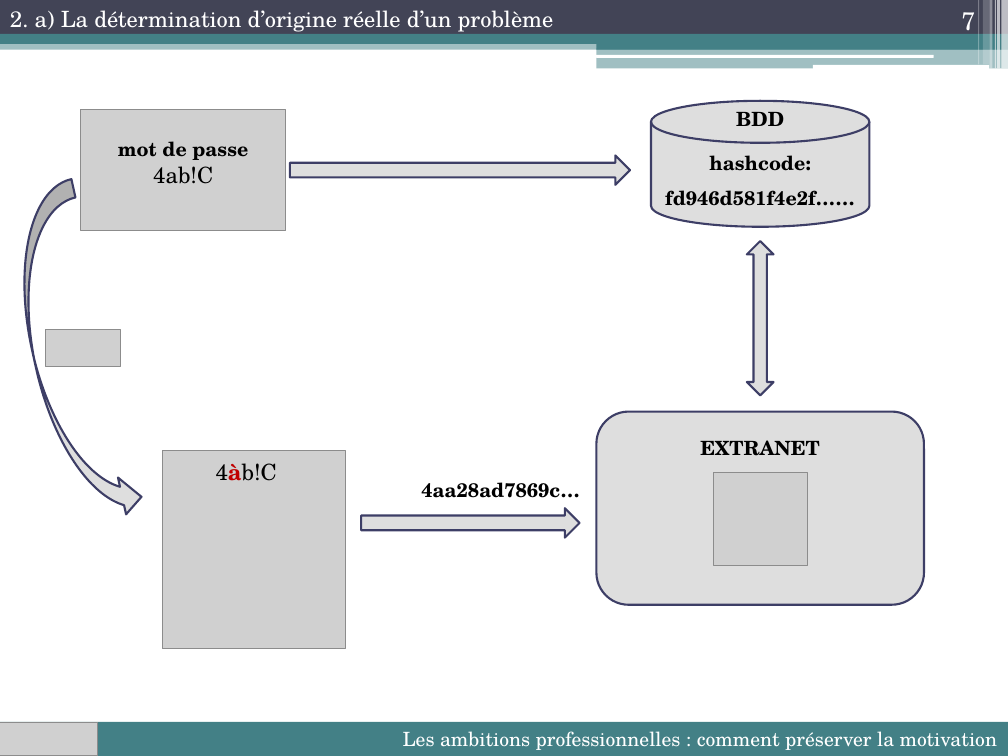
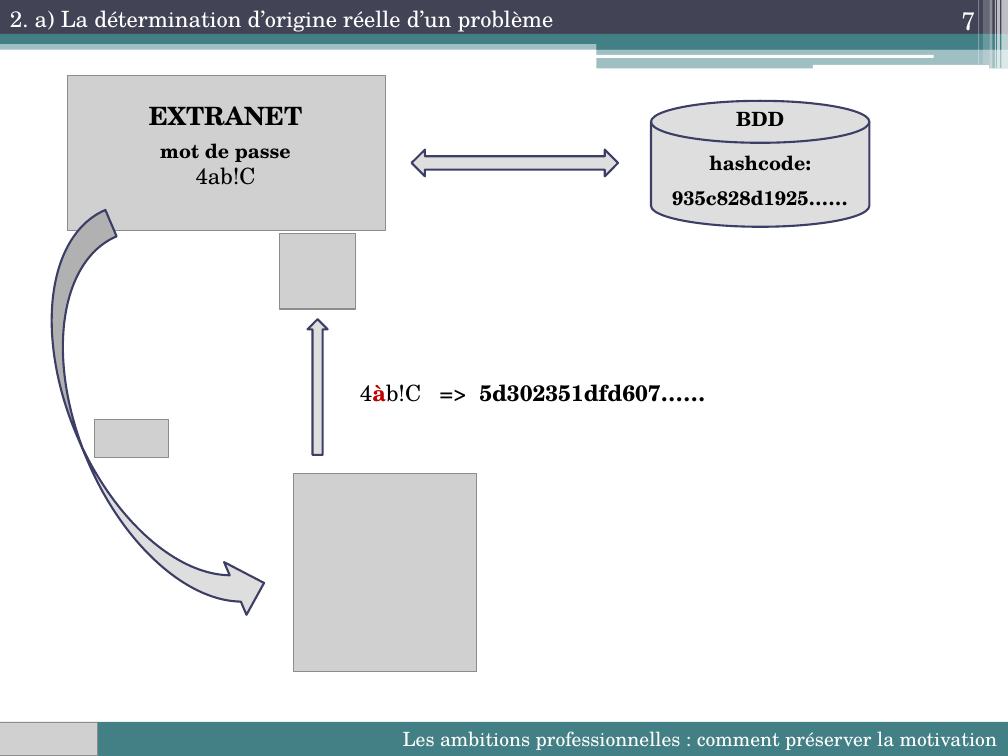
Before and after one commit to lioubouchkin/soutenance, a slide deck: slide 7 of Soutenance.pptx. Drawn at 1008x756 pixels with LibreOffice and Linux fonts; fonts in the diff are those of the drawing; grey boxes stand for pictures. Boxes give left, top, right and bottom in pixels: in the first picture for what was removed or moved away, otherwise in the second. Text is boxed around its words. In the diff, an @@ line names an element or a change of style, - is before the commit and + after.

```diff
--- a/Soutenance.pptx
+++ b/Soutenance.pptx
@@ picture resized from (x1=81, y1=109, x2=285, y2=231) to (x1=68, y1=76, x2=386, y2=231) @@
@@ text "EXTRANET" moved from (x1=118, y1=141, x2=248, y2=184) to (x1=149, y1=106, x2=302, y2=185) @@
@@ text at (x1=149, y1=106, x2=302, y2=126): paragraph added @@
+EXTRANET
@@ up down arrow at (x1=412, y1=149, x2=619, y2=176): rotation 0 to 90 degrees @@
@@ right arrow removed at (x1=290, y1=155, x2=631, y2=184) @@
@@ text in cylinder at (x1=672, y1=190, x2=848, y2=206): text changed @@
-fd946d581f4e2f……
+935c828d1925……
@@ curved right arrow at (x1=0, y1=210, x2=276, y2=653): rotation 347 to 336 degrees @@
@@ picture added at (x1=279, y1=234, x2=355, y2=309) @@
@@ right arrow at (x1=308, y1=319, x2=328, y2=455): rotation 0 to 270 degrees @@
@@ text at (x1=360, y1=384, x2=705, y2=402): text changed; bold on @@
-4àb!C
+4àb!C => 5d302351dfd607……
@@ picture moved from (x1=45, y1=330, x2=120, y2=367) to (x1=95, y1=419, x2=169, y2=457) @@
@@ rounded rectangle removed at (x1=597, y1=411, x2=924, y2=605) @@
-EXTRANET
@@ picture moved from (x1=162, y1=451, x2=346, y2=649) to (x1=294, y1=474, x2=478, y2=672) @@
@@ picture removed at (x1=714, y1=473, x2=807, y2=565) @@
@@ text removed at (x1=421, y1=482, x2=579, y2=498) @@
-4aa28ad7869c…
```
Also in this commit, not shown: 1 other slide changed, 2 other files.
